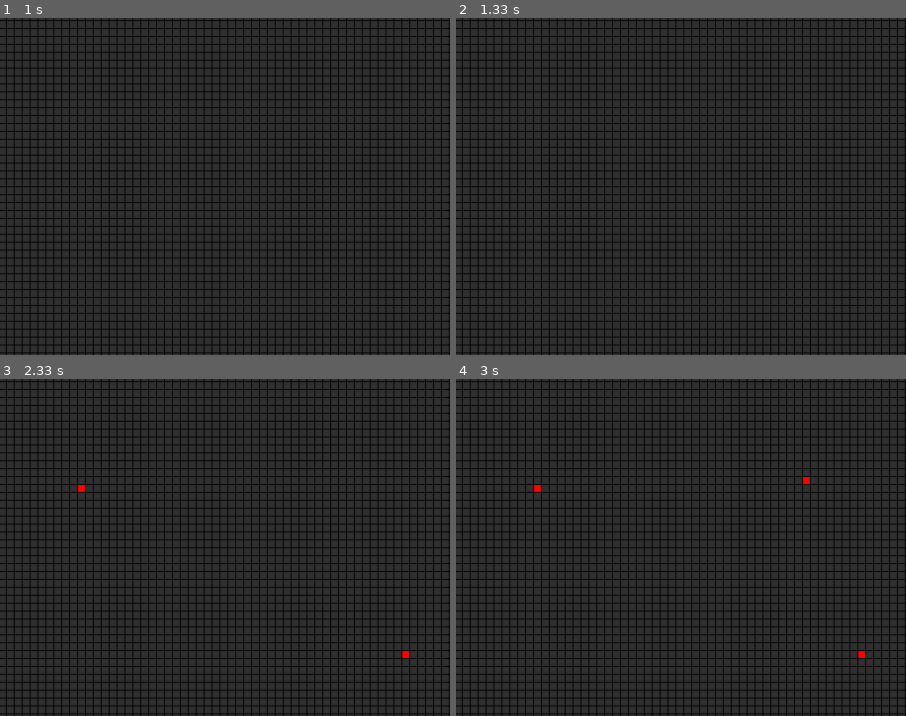
Above: before the commit, frames 1-4 (two rows, left to right).
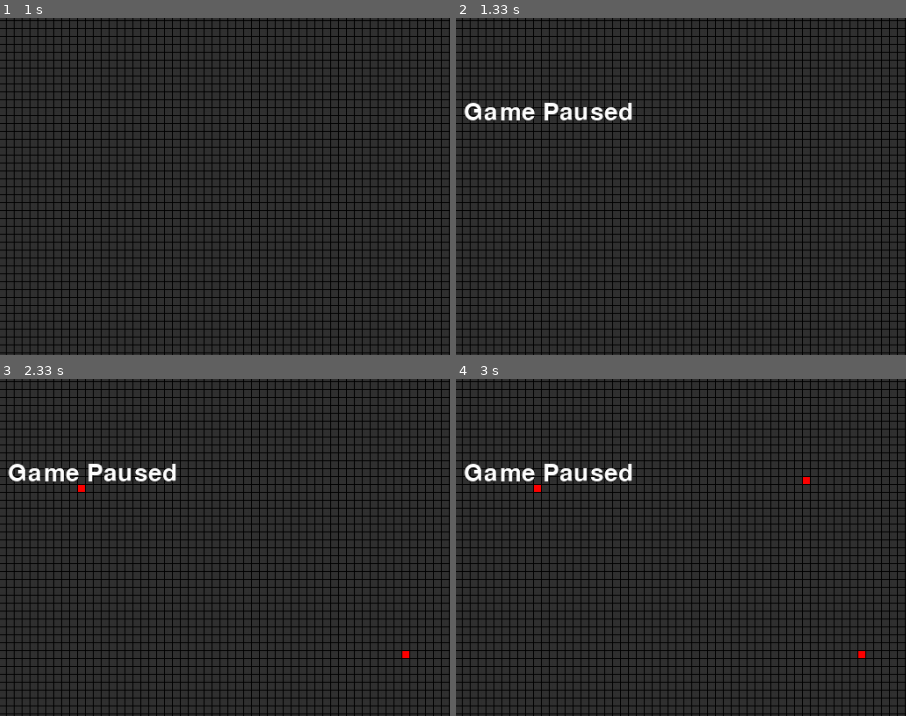
Above: after the commit, the same moments.

Repository: Hungry-Gnu/PygameLife
Game: pygame game, started from game.py
Same seed, same stepped clock (60 frames per second), same inputs: the game is played once before the commit and once after it.
Inputs (mouse positions are % of the whole screen's width and height, from its top left):
- Up to frame 1 (1 s): tap Enter at 0.33 s; hold P from 0.67 s (still down)
- Up to frame 2 (1.33 s): release P at 1.13 s; tap P at 1.17 s
- Up to frame 3 (2.33 s): hold Esc 1.5-1.97 s; press the mouse at (85, 76) at 2.03 s; move the mouse to (48, 52) at 2.13 s; release the mouse at (12, 28) at 2.27 s
- Up to frame 4 (3 s): tap S at 2.33 s; press the mouse at (85, 76) at 2.7 s; move the mouse to (79, 51) at 2.8 s; release the mouse at (73, 25) at 2.93 s
The pictures show only the part of the screen within x 40-90%, y 36-86%; the shares and areas given below are measured in that part.

Frame 1 is identical in both runs. In frame 2, 1.0% of the frame differs, in the area x 1-40%, y 24-31%; in frame 3, 1.0%; in frame 4, 1.0%.

Commit message:
Playing with ideas for menu systems. Added 'Game Paused' text

Diff:
--- a/game.py
+++ b/game.py
@@ -57,6 +57,7 @@
         self.menuSurf.fill(BLACK)
         self.menuSurf.set_colorkey(BLACK)
         self.speedString = "Set speed to "
+        self.strings = {'pause':'Game Paused',  'speed':'Speed = '}
         self.simSpeed = {'1 second':60, '0.5ms':30, '0.25ms':15,
                          '0.12ms':12, '0.06ms':6, '0.03ms':3,
                          '0.02ms':2,'Realtime':1}
@@ -69,6 +70,13 @@
             text = self.font.render(self.instr[i], 1, WHITE)
             x = self.menuSurf.get_rect().centerx - text.get_rect().centerx
             self.menuSurf.blit(text,(x,100+i*40))
+
+    def printPaused(self):
+        self.menuSurf.fill(BLACK)
+        text = self.font.render( self.strings['pause'], 1, WHITE)
+        x = self.menuSurf.get_rect().centerx - text.get_rect().centerx
+        y = self.menuSurf.get_rect().centery - text.get_rect().centery
+        self.menuSurf.blit(text,(x,y))
 
     def printMsg(self):
         self.menuSurf.fill(BLACK)
@@ -94,13 +102,16 @@
                     framecount = 0
                 elif self.firstStart == 0:
                     self.screen.fill(BLACK)
-                    self.cellLife.drawBG()
+                    self.cellLife.paused()
                 self.printHelp()
                 self.screen.blit(self.menuSurf,(0,0))
             # Paused State
             elif self.state == 2:
                 self.screen.fill(BLACK)
-                self.menuSurf.fill(BLACK)
+                if self.firstStart == 0:
+                    self.printPaused()
+                else:
+                    self.menuSurf.fill(BLACK)
                 self.cellLife.paused()
                 self.screen.blit(self.menuSurf,(0,0))
             # Running State
@@ -144,14 +155,15 @@
                     if event.type == pygame.MOUSEBUTTONUP and event.button in (1,2,3):
                         break
             if event.type == pygame.KEYDOWN:
-                if pygame.key.get_pressed()[pygame.K_p] == 1:
-                    if self.state == 2:
-                        self.state = 3
-                    elif self.state == 3:
-                        self.state = 2
                 if pygame.key.get_pressed()[pygame.K_RETURN] == self.state == 1:
                     self.state = 2
+                if pygame.key.get_pressed()[pygame.K_ESCAPE] == 1:
+                    if   self.state == 3: self.state = 1
+                    elif self.state == 1: self.state = 3
+                if pygame.key.get_pressed()[pygame.K_p] == 1:
                     self.firstStart = 0
+                    if   self.state == 2: self.state = 3
+                    elif self.state == 3: self.state = 2
                 if pygame.key.get_pressed()[pygame.K_r] == 1:
                     self.cellLife.resetGrid()
                     if self.state == 3: self.state = 2
@@ -163,7 +175,7 @@
                         elif self.speed > 5: self.speed -= 2
                         elif self.speed > 0:  self.speed -=1
                         self.message.append(self.speedString+str(120 - self.speed))
-                elif pygame.key.get_pressed()[pygame.K_s] == 1:
+                if pygame.key.get_pressed()[pygame.K_s] == 1:
                     if self.state == 3:
                         if   self.speed < 5: self.speed +=1
                         elif self.speed < 15: self.speed +=2
